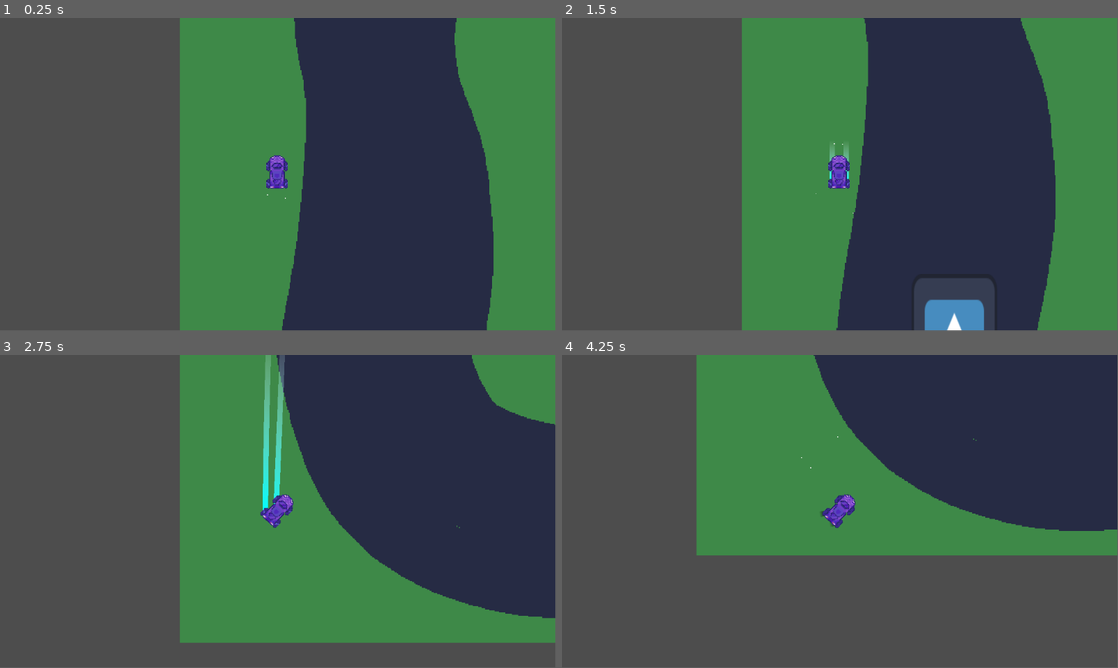
Above: before the commit, frames 1-4 (two rows, left to right).
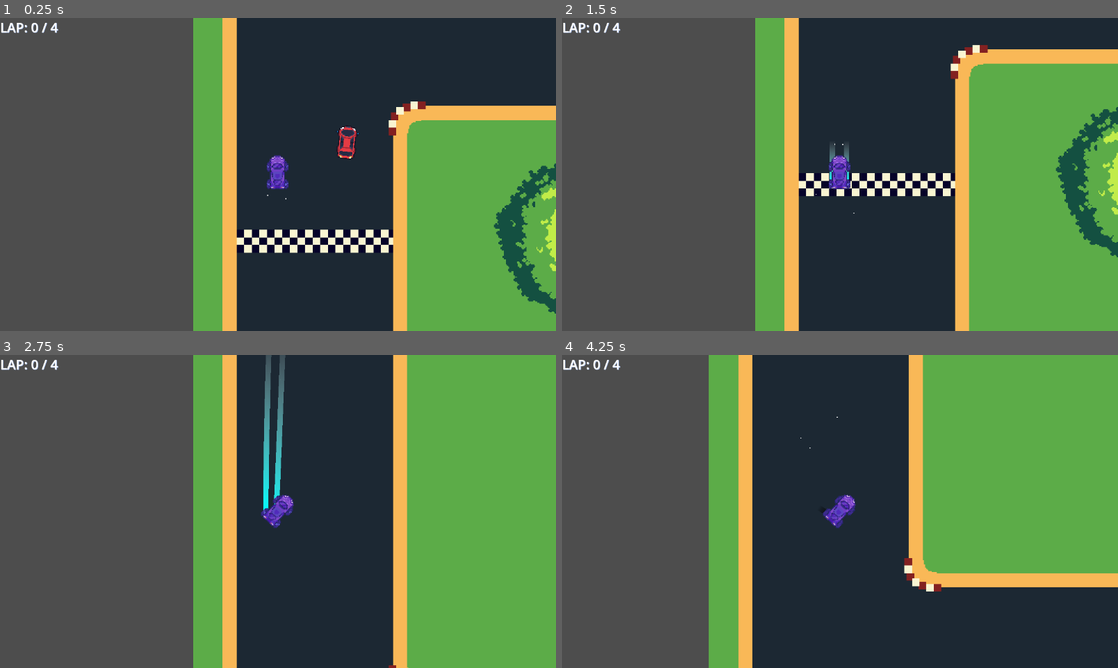
Above: after the commit, the same moments.

Repository: Buzabs/Cartest2
Game: Godot game, scene res://Scenes/TestScene.tscn
Two runs of this game, one before a commit and one after it. Both use one fixed random seed, a clock stepped at 60 frames per second and the inputs below. The engine's default icon, where the game draws it, is replaced by a stand-in: a white triangle on a blue panel in a dark square.
Inputs:
- Up to frame 1 (0.25 s): no input
- Up to frame 2 (1.5 s): hold D (Right) 0.53-1.28 s; tap Space (Nitro) at 0.6, 1.35 s; hold S (Down) from 1.28 s (still down)
- Up to frame 3 (2.75 s): release S (Down) at 2.03 s; hold D (Right) from 2.03 s (still down); tap Space (Nitro) at 2.1 s
- Up to frame 4 (4.25 s): release D (Right) at 2.78 s; hold W (Up) 2.78-3.53 s; tap Space (Nitro) at 2.85, 3.6 s; hold A (Left) from 3.53 s (still down)
In our replay, the window is 799x449 before the commit and 800x450 after it. These sizes can differ from the game's own. Grey fills any space a smaller window leaves; there, only what the larger window draws over its background counts as a difference.

The runs differ from the first frame. In frame 1, 49% of the frame differs, in the area x 0-100%, y 0-100%; in frame 2, 51%; in frame 3, 57%; in frame 4, 70%.

Commit message:
Liczenie okrazen

Diff:
--- a/Scenes/Car.tscn
+++ b/Scenes/Car.tscn
@@ -34,15 +34,13 @@
 colors = PackedColorArray(0, 0, 0, 0, 0.0862745, 0.0862745, 0.0862745, 1)
 
 [node name="Car" type="CharacterBody2D"]
+collision_mask = 7
 script = ExtResource("1_jbim0")
 nitro_speed = 50
 
 [node name="NitroCooldown" type="Timer" parent="."]
 process_callback = 0
 wait_time = 2.0
-
-[node name="Camera2D" type="Camera2D" parent="."]
-zoom = Vector2(2.25, 2.25)
 
 [node name="CollisionShape2D" type="CollisionShape2D" parent="."]
 position = Vector2(-0.5, -0.5)
--- a/Scenes/TestScene.tscn
+++ b/Scenes/TestScene.tscn
@@ -1,87 +1,118 @@
-[gd_scene load_steps=9 format=3 uid="uid://b0oo5p0g2r8w5"]
+[gd_scene load_steps=11 format=3 uid="uid://b0oo5p0g2r8w5"]
 
 [ext_resource type="Script" uid="uid://bgi6buttie4jm" path="res://Scripts/test_scene.gd" id="1_0f5h7"]
-[ext_resource type="Texture2D" uid="uid://7jri5omsogqx" path="res://Sprites/placeholders/placeholder-racetrack2.png" id="1_5lt6y"]
 [ext_resource type="PackedScene" uid="uid://b6pg70e8e06ln" path="res://Scenes/Car.tscn" id="1_mncer"]
+[ext_resource type="Texture2D" uid="uid://bbv0rcvu7dviv" path="res://Sprites/placeholders/early_racetrack_test.png" id="2_iufkg"]
 [ext_resource type="PackedScene" uid="uid://cdoq37nysvx3y" path="res://Scenes/enemy.tscn" id="3_8k7wh"]
-[ext_resource type="Texture2D" uid="uid://c8qpd1sa4yfvy" path="res://icon.svg" id="6_qsjrb"]
+[ext_resource type="PackedScene" uid="uid://dahoemngkgnt" path="res://Scenes/checkpoint.tscn" id="6_qsjrb"]
+
+[sub_resource type="SystemFont" id="SystemFont_iufkg"]
+font_names = PackedStringArray("Upheaval TT (BRK)")
 
 [sub_resource type="Curve2D" id="Curve2D_5lt6y"]
 bake_interval = 50.0
 _data = {
-"points": PackedVector2Array(0, 0, 0, 0, 599, 320, -13.6603, 49.177, 13.6603, -49.177, 612, 109, 0, 0, 0, 0, 668, 22, -25.2715, -6.14712, 25.2715, 6.14712, 777, -28, -44.3959, -10.2452, 44.3959, 10.2452, 961, -66, -19.9577, -39.8538, 19.9577, 39.8538, 1272, 43, 0, 0, 0, 0, 1300, 222, 25.9955, -33.2764, -25.9955, 33.2764, 1283, 524, 17.1904, -18.4699, -17.1904, 18.4699, 1154, 656, 13.768, -2.01315, -13.768, 2.01315, 991, 755, 64.0967, -0.751202, -64.0967, 0.751202, 775, 809, 2.21837, 28.0992, -2.21837, -28.0992, 594, 692, 0, 0, 0, 0, 595, 568, 0, 0, 0, 0, 598, 321, 0, 0, 0, 0, 599, 320)
+"points": PackedVector2Array(-437.273, 80.9091, 437.273, -80.9091, 559, -16, -70.2948, -9.09091, 70.2948, 9.09091, 1349, -31, 0, 0, 0, 0, 1346.02, 4, 0, 0, 0, 0, 1330.16, 179, 0, 0, 0, 0, 1347.02, 390, 25.9443, -9.75, -25.9443, 9.75, 1338, 807, 0, 0, 0, 0, 1286.54, 812, 32.4872, 17.735, -32.4872, -17.735, 548, 814, -43.6188, 37.4, 43.6188, -37.4, 559, -16)
 }
-point_count = 15
-
-[sub_resource type="RectangleShape2D" id="RectangleShape2D_c264a"]
-size = Vector2(76.5, 124)
+point_count = 9
 
 [sub_resource type="RectangleShape2D" id="RectangleShape2D_qsjrb"]
 size = Vector2(1038, 20)
 
+[sub_resource type="RectangleShape2D" id="RectangleShape2D_iufkg"]
+size = Vector2(630, 678)
+
+[sub_resource type="RectangleShape2D" id="RectangleShape2D_0f5h7"]
+size = Vector2(197, 21)
+
 [node name="Node2D" type="Node2D"]
 script = ExtResource("1_0f5h7")
+max_laps = 4
 
 [node name="Racetrack" type="Sprite2D" parent="."]
 texture_filter = 1
 position = Vector2(922, 398)
-texture = ExtResource("1_5lt6y")
+texture = ExtResource("2_iufkg")
 
 [node name="Car" parent="." instance=ExtResource("1_mncer")]
-position = Vector2(500, 316)
+position = Vector2(488, 109)
+
+[node name="Camera" type="Camera2D" parent="Car"]
+zoom = Vector2(2.5, 2.5)
+
+[node name="CanvasLayer" type="CanvasLayer" parent="Car"]
+
+[node name="LapCount" type="RichTextLabel" parent="Car/CanvasLayer"]
+unique_name_in_owner = true
+texture_filter = 1
+offset_right = 153.0
+offset_bottom = 55.0
+theme_override_colors/font_shadow_color = Color(0.735592, 0.82398, 1, 1)
+theme_override_fonts/normal_font = SubResource("SystemFont_iufkg")
+theme_override_font_sizes/normal_font_size = 30
 
 [node name="Enemy" parent="." instance=ExtResource("3_8k7wh")]
-position = Vector2(826, 804)
+position = Vector2(547, 135)
 rotation = 1.70065
 steer_force = 0.4
-look_ahead = 75
+look_ahead = 50
 num_rays = 16
 
 [node name="Track" type="Path2D" parent="."]
 unique_name_in_owner = true
-position = Vector2(-2, 2)
+position = Vector2(-29, 13)
+scale = Vector2(1.00874, 1)
 curve = SubResource("Curve2D_5lt6y")
 
 [node name="TrackFollow" type="PathFollow2D" parent="Track"]
 unique_name_in_owner = true
-position = Vector2(753.413, 806.409)
-rotation = -2.92965
+position = Vector2(909.143, 819.946)
+rotation = 3.12755
 progress = 2064.94
 
-[node name="StaticBody2D" type="StaticBody2D" parent="."]
+[node name="Collisions" type="StaticBody2D" parent="."]
+collision_mask = 5
 
-[node name="CollisionShape2D8" type="CollisionShape2D" parent="StaticBody2D"]
-position = Vector2(607, 525)
-shape = SubResource("RectangleShape2D_c264a")
-
-[node name="Sprite2D" type="Sprite2D" parent="StaticBody2D/CollisionShape2D8"]
-position = Vector2(-1.25, -0.999999)
-scale = Vector2(0.62, 1)
-texture = ExtResource("6_qsjrb")
-
-[node name="CollisionPolygon2D" type="CollisionPolygon2D" parent="StaticBody2D"]
-position = Vector2(904, 8)
-polygon = PackedVector2Array(-12, 0, -158, 41, -225, 127, -240, 204, -202, 386, -229, 556, -212, 675, -106, 705, 22, 663, 102, 589, 303, 504, 301, 364, 342, 181, 271, 99, 111, 11, 15, -12)
-
-[node name="CollisionShape2D2" type="CollisionShape2D" parent="StaticBody2D"]
-position = Vector2(920, -124)
+[node name="CollisionShape2D2" type="CollisionShape2D" parent="Collisions"]
+position = Vector2(921, -124)
 shape = SubResource("RectangleShape2D_qsjrb")
 
-[node name="CollisionShape2D3" type="CollisionShape2D" parent="StaticBody2D"]
-position = Vector2(929, 896)
+[node name="CollisionShape2D3" type="CollisionShape2D" parent="Collisions"]
+position = Vector2(927, 920)
 shape = SubResource("RectangleShape2D_qsjrb")
 
-[node name="CollisionShape2D4" type="CollisionShape2D" parent="StaticBody2D"]
-position = Vector2(473, 387)
+[node name="CollisionShape2D4" type="CollisionShape2D" parent="Collisions"]
+position = Vector2(400, 391)
 rotation = 1.5708
 shape = SubResource("RectangleShape2D_qsjrb")
 
-[node name="CollisionShape2D5" type="CollisionShape2D" parent="StaticBody2D"]
-position = Vector2(1401, 402)
+[node name="CollisionShape2D6" type="CollisionShape2D" parent="Collisions"]
+position = Vector2(1444, 391)
 rotation = 1.5708
 shape = SubResource("RectangleShape2D_qsjrb")
 
-[node name="CollisionShape2D6" type="CollisionShape2D" parent="StaticBody2D"]
-position = Vector2(1402, 402)
-rotation = 1.5708
-shape = SubResource("RectangleShape2D_qsjrb")
+[node name="CollisionShape2D" type="CollisionShape2D" parent="Collisions"]
+position = Vector2(922, 398)
+shape = SubResource("RectangleShape2D_iufkg")
+
+[node name="LapCounter" type="Area2D" parent="."]
+collision_layer = 2
+
+[node name="FinishLine" type="CollisionShape2D" parent="LapCounter"]
+position = Vector2(508.5, 170.5)
+shape = SubResource("RectangleShape2D_0f5h7")
+
+[node name="Checkpoint" parent="." instance=ExtResource("6_qsjrb")]
+position = Vector2(894, -114)
+scale = Vector2(1, 8.69)
+
+[node name="Checkpoint2" parent="." instance=ExtResource("6_qsjrb")]
+position = Vector2(1238, 465)
+scale = Vector2(9.83, 1)
+
+[node name="Checkpoint3" parent="." instance=ExtResource("6_qsjrb")]
+position = Vector2(921, 733)
+scale = Vector2(0.945, 8.92)
+
+[connection signal="area_entered" from="LapCounter" to="." method="_on_lap_counter_area_entered"]
+[connection signal="body_entered" from="LapCounter" to="." method="_on_lap_counter_body_entered"]
--- /dev/null
+++ b/Scenes/checkpoint.tscn
@@ -0,0 +1,16 @@
+[gd_scene load_steps=3 format=3 uid="uid://dahoemngkgnt"]
+
+[ext_resource type="Script" uid="uid://307h6vnf1djq" path="res://Scripts/checkpoints.gd" id="1_lbcco"]
+
+[sub_resource type="RectangleShape2D" id="RectangleShape2D_jkya8"]
+
+[node name="Checkpoint" type="Area2D" groups=["Checkpoints"]]
+collision_layer = 2
+script = ExtResource("1_lbcco")
+
+[node name="CollisionShape2D" type="CollisionShape2D" parent="."]
+position = Vector2(10, 10)
+shape = SubResource("RectangleShape2D_jkya8")
+
+[connection signal="area_entered" from="." to="." method="_on_area_entered"]
+[connection signal="body_entered" from="." to="." method="_on_body_entered"]
--- a/Scenes/enemy.tscn
+++ b/Scenes/enemy.tscn
@@ -7,6 +7,7 @@
 size = Vector2(16, 25)
 
 [node name="CharacterBody2D" type="CharacterBody2D"]
+collision_layer = 4
 script = ExtResource("1_1f0kj")
 
 [node name="Sprite2D" type="Sprite2D" parent="."]
--- a/Scripts/car.gd
+++ b/Scripts/car.gd
@@ -83,10 +83,6 @@
 
 
 
-
-	print(StateMachine.current_state)
-
-
 func _on_timer_timeout() -> void:
 	can_nitro = true
 
@@ -94,3 +90,6 @@
 		change_state(StateMachine.States.DRIVING)
 	else:
 		change_state(StateMachine.States.IDLE)
+
+func car_collision_id():
+	pass
--- /dev/null
+++ b/Scripts/checkpoints.gd
@@ -0,0 +1,17 @@
+class_name checkpoints
+extends Area2D
+
+var reached: bool
+
+func _ready() -> void:
+	reached = false
+	GlobalVariables.reset_reached.connect(_on_finish_line_reached)
+
+func _on_finish_line_reached():
+	reached = false
+
+func _on_body_entered(body: Node2D) -> void:
+	if !reached and body.has_method("car_collision_id"):
+		GlobalVariables.reached_checkpoints += 1
+		reached = true
+		print(GlobalVariables.reached_checkpoints)
--- /dev/null
+++ b/Scripts/global_variables.gd
@@ -0,0 +1,6 @@
+extends Node
+
+signal reset_reached
+
+var reached_checkpoints: int = 0
+var laps: int = 0
--- /dev/null
+++ b/Scripts/lock_rotation.gd
@@ -0,0 +1,4 @@
+extends RichTextLabel
+
+func _process(delta: float) -> void:
+	rotation_degrees = 0
--- a/Scripts/test_scene.gd
+++ b/Scripts/test_scene.gd
@@ -1,9 +1,36 @@
+class_name level
 extends Node2D
 
-@onready var path = $Track
-@onready var path_follow = $Track/TrackFollow
+
+@onready var path = %Track
+@onready var path_follow = %TrackFollow
+@onready var lap_counter_text = %LapCount
+
+@export var max_laps: int = 3
+
+var checkpoints = []
+var checkpoints_count: int = 0
+
+func _ready() -> void:
+	GlobalVariables.laps = 0
+	checkpoints = get_tree().get_nodes_in_group("Checkpoints")
+	checkpoints_count = checkpoints.size()
+	GlobalVariables.reached_checkpoints = 0
+	lap_counter_text.text += "LAP: 0 / " + str(max_laps)
+
+
 
 func get_path_direction(pos):
 	var offset = path.curve.get_closest_offset(pos)
 	path_follow.progress = offset
 	return path_follow.transform.x
+
+
+
+func _on_lap_counter_body_entered(_body: Node2D) -> void:
+	print("hello")
+	if GlobalVariables.reached_checkpoints == checkpoints_count:
+		GlobalVariables.laps += 1
+		lap_counter_text.text = "LAP: " + str(GlobalVariables.laps) + " / " + str(max_laps)
+		GlobalVariables.reached_checkpoints = 0
+		GlobalVariables.reset_reached.emit()
--- a/project.godot
+++ b/project.godot
@@ -18,6 +18,16 @@
 [autoload]
 
 StateMachine="*res://Scripts/state_machine.gd"
+GlobalVariables="*res://Scripts/global_variables.gd"
+
+[display]
+
+window/size/viewport_width=1280
+window/size/viewport_height=720
+
+[global_group]
+
+Checkpoints=""
 
 [input]
 
Not shown, added: Scripts/checkpoints.gd.uid
Not shown, added: Scripts/global_variables.gd.uid
Not shown, added: Scripts/lock_rotation.gd.uid
Binary file added: Sprites/placeholders/early_racetrack_test.png
Not shown, added: Sprites/placeholders/early_racetrack_test.png.import
